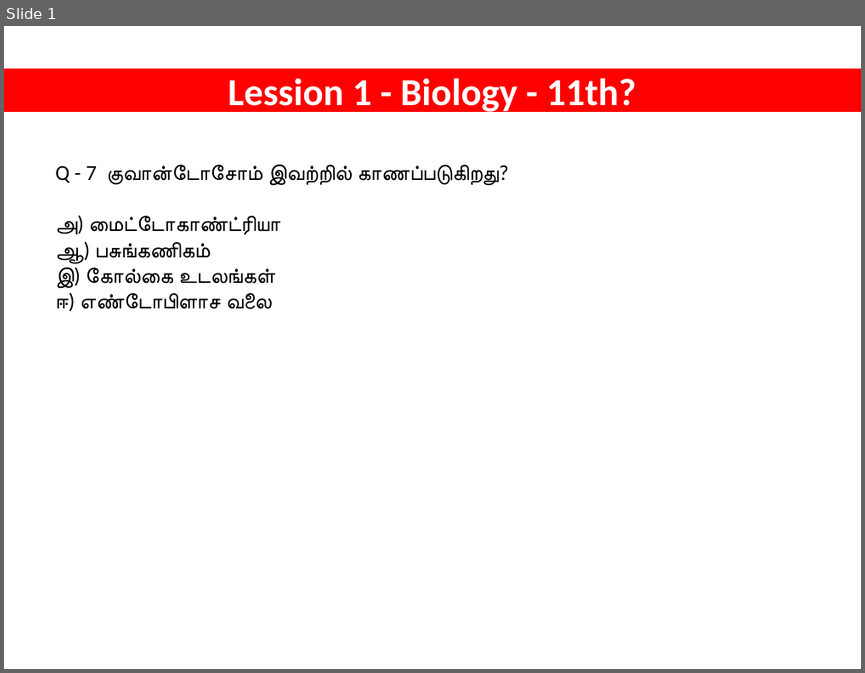
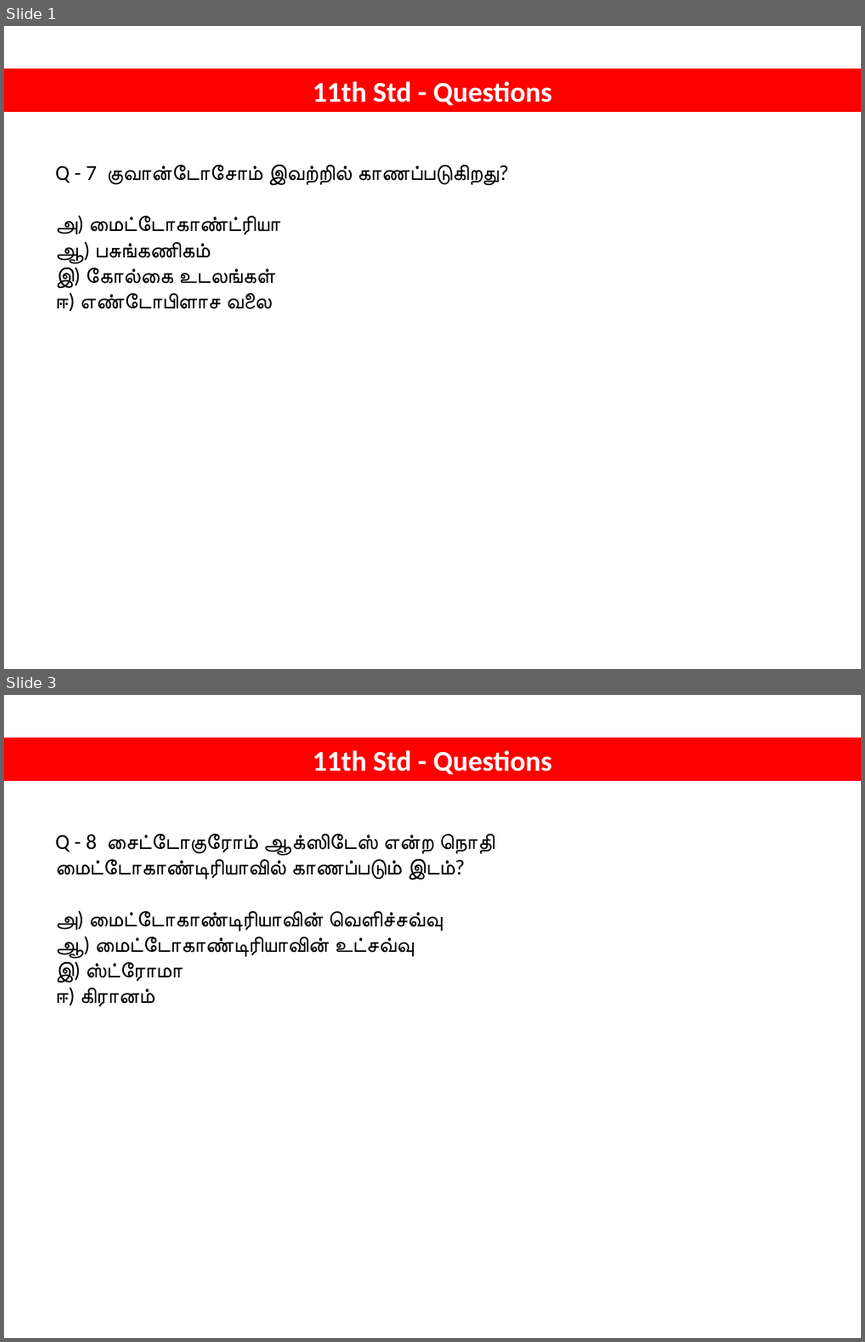
Before and after one commit to tvmani/tvmani.github.io, a slide deck: tamil_biology/NEET_BIOLOGY_001.pptx. Shown one above the other, each under a label of ours: slide 1 before the commit, slides 1 and 3 after it; the slides between them are not shown. The pictures are 865x673 and 865x1342 pixels, drawn with LibreOffice and Linux fonts; fonts in the diff are those of the drawing. Boxes give left, top, right and bottom in pixels: in the first picture for what was removed or moved away, otherwise in the second. Text is boxed around its words. In the diff, an @@ line names an element or a change of style, - is before the commit and + after.

```diff
--- a/tamil_biology/NEET_BIOLOGY_001.pptx
+++ b/tamil_biology/NEET_BIOLOGY_001.pptx
@@ slide 3 added at box(4, 695, 861, 1338), background #FFFFFF @@
@@ rectangle added at box(4, 737, 861, 781), fill #FF0000, outline #FF0000 0.75 pt, 24 pt, text #FFFFFF, bold @@
+11th Std - Questions
@@ text added at box(55, 834, 494, 1007), 18 pt, text #000000 @@
+Q - 8 சைட்டோகுரோம் ஆக்ஸிடேஸ் என்ற நொதி மைட்டோகாண்டிரியாவில் காணப்படும் இடம்?
+அ) மைட்டோகாண்டிரியாவின் வெளிச்சவ்வு
+ஆ) மைட்டோகாண்டிரியாவின் உட்சவ்வு
+இ) ஸ்ட்ரோமா
+ஈ) கிரானம்
@@ slide 1 changed as well @@
@@ text in rectangle at box(313, 81, 552, 106): text changed; size 32 to 24 pt @@
-Lession 1 - Biology - 11th?
+11th Std - Questions
```
Also in this commit, not shown: 8 other slides added, 1 other file.
